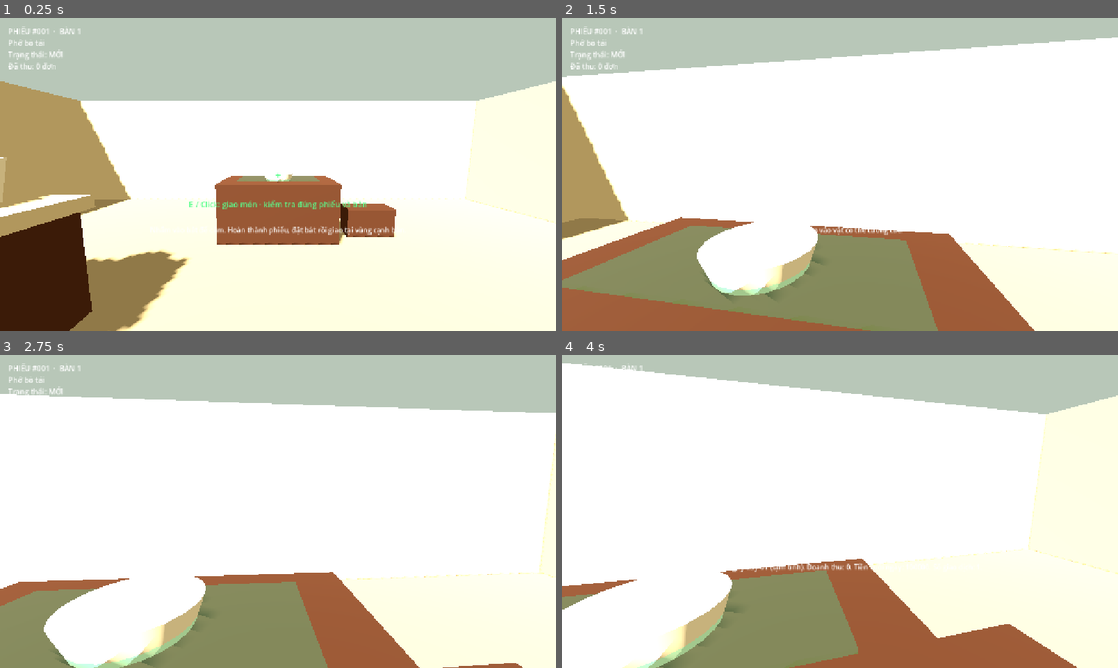
Above: before the commit, frames 1-4 (two rows, left to right).
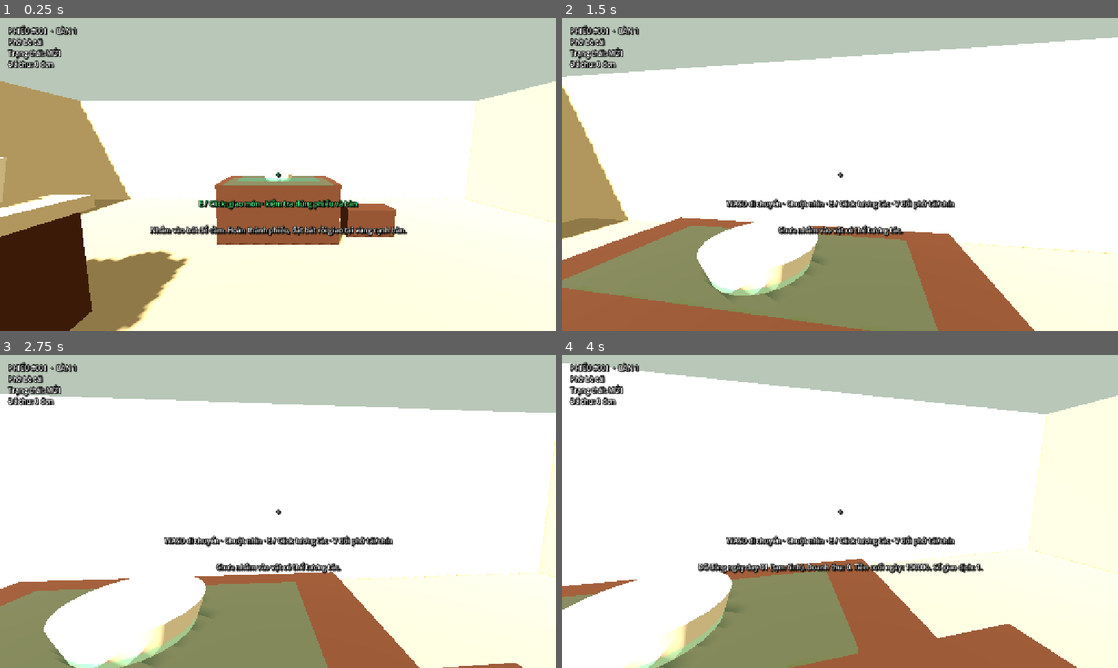
Above: after the commit, the same moments.

Repository: 24021368-DucAnh/Pho_Dau_Ngo
Game: Godot game, scene res://scenes/main.tscn
Same seed, same stepped clock (60 frames per second), same inputs: the game is played once before the commit and once after it.
Inputs (mouse positions are in pixels of both pictures, inside the frame that each line leads up to):
- Up to frame 1 (0.25 s): no input
- Up to frame 2 (1.5 s): tap Enter at 0.5 s; move the mouse to (867, 174) at 0.52 s; hold C (close_day) 0.53-1.28 s; hold W (move_forward) from 0.53 s (still down); tap T at 1.25 s; move the mouse to (812, 174) at 1.27 s; tap E (interact) at 1.35 s
- Up to frame 3 (2.75 s): keep holding W (move_forward); tap T at 2 s; move the mouse to (289, 505) at 2.02 s; press the mouse at (289, 505) at 2.03 s
- Up to frame 4 (4 s): keep holding W (move_forward); tap T at 2.75, 3.5 s; move the mouse to (834, 517) at 2.77 s; release the mouse at (834, 517) at 2.78 s; tap V at 2.85 s; move the mouse to (878, 514) at 3.52 s; hold C (close_day) from 3.53 s (still down)

The runs differ from the first frame. In frame 1, 3.0% of the frame differs, in the area x 1-74%, y 2-70%; in frame 2, 2.3%; in frame 3, 2.3%; in frame 4, 3.0%.

Commit message:
fix: serve by aiming at placed ready bowl; readable HUD text
- DeliveryZone was invisible and separate from the bowl, so aiming at the bowl picked it back up instead of serving. Now aiming at a placed, ready bowl serves it directly (placed-but-incomplete bowls can still be picked up to finish).
- Placement status now names the next step, and the prompt shows 'giao món' when hovering a placed ready bowl.
- Added a visible green marker for DeliveryZone.
- HUD labels now use white text with black outline and shadow so they stay readable over light floors and walls.

Diff:
--- a/game/scenes/main.tscn
+++ b/game/scenes/main.tscn
@@ -84,6 +84,15 @@
 radius = 0.35
 height = 1.8
 
+
+[sub_resource type="LabelSettings" id="LabelSettings_hud"]
+font_color = Color(1, 1, 1, 1)
+outline_size = 6
+outline_color = Color(0, 0, 0, 1)
+shadow_size = 4
+shadow_color = Color(0, 0, 0, 0.9)
+shadow_offset = Vector2(2, 2)
+
 [node name="Main" type="Node3D"]
 
 [node name="WorldEnvironment" type="WorldEnvironment" parent="."]
@@ -285,6 +294,10 @@
 [node name="DeliveryCollision" type="CollisionShape3D" parent="DeliveryZone"]
 shape = SubResource("BoxShape3D_zone")
 
+[node name="DeliveryVisual" type="MeshInstance3D" parent="DeliveryZone"]
+material_override = SubResource("StandardMaterial3D_zone")
+mesh = SubResource("BoxMesh_zone")
+
 [node name="Player" type="CharacterBody3D" parent="."]
 transform = Transform3D(1, 0, 0, 0, 1, 0, 0, 0, 1, 0, 0.9, 1)
 script = ExtResource("1_player")
@@ -304,6 +317,7 @@
 [node name="HUD" type="CanvasLayer" parent="Player"]
 
 [node name="OrderTicket" type="Label" parent="Player/HUD"]
+label_settings = SubResource("LabelSettings_hud")
 offset_left = 18.0
 offset_top = 18.0
 offset_right = 390.0
@@ -322,6 +336,7 @@
 mouse_filter = 2
 
 [node name="Crosshair" type="Label" parent="Player/HUD/Center"]
+label_settings = SubResource("LabelSettings_hud")
 layout_mode = 1
 anchors_preset = 8
 anchor_left = 0.5
@@ -340,6 +355,7 @@
 vertical_alignment = 1
 
 [node name="Prompt" type="Label" parent="Player/HUD/Center"]
+label_settings = SubResource("LabelSettings_hud")
 layout_mode = 1
 anchors_preset = -1
 anchor_left = 0.5
@@ -357,6 +373,7 @@
 horizontal_alignment = 1
 
 [node name="Status" type="Label" parent="Player/HUD/Center"]
+label_settings = SubResource("LabelSettings_hud")
 layout_mode = 1
 anchors_preset = -1
 anchor_left = 0.5
--- a/game/scripts/player_controller.gd
+++ b/game/scripts/player_controller.gd
@@ -156,7 +156,10 @@
 				var order := order_manager.get_order(current_order_id)
 				if int(order.get("status", -1)) == OrderManager.OrderStatus.PREPARING:
 					order_manager.transition_order(current_order_id, OrderManager.OrderStatus.READY)
-			status_label.text = "Đã đặt bát đúng vùng trên bàn."
+			if placed_bowl.is_ready_to_serve():
+				status_label.text = "Đã đặt bát đúng vùng trên bàn. Nhắm vào bát và bấm E để giao món."
+			else:
+				status_label.text = "Đã đặt bát đúng vùng trên bàn, nhưng bát chưa đủ bước. Cầm lại bát để làm tiếp."
 		else:
 			status_label.text = "Vị trí không hợp lệ. Bát vẫn đang được giữ."
 		return
@@ -167,7 +170,11 @@
 		_refresh_order_ticket()
 	elif target is InteractiveBowl:
 		var bowl: InteractiveBowl = target as InteractiveBowl
-		if _try_pick_up_bowl(bowl):
+		if int(bowl.state) == InteractiveBowl.BowlState.PLACED and bowl.is_ready_to_serve():
+			var serve_result := serving_service.serve_order(bowl, order_manager, current_order_id, current_table_id, PROVISIONAL_SALE_PRICE)
+			status_label.text = String(serve_result.get("message", "Không thể giao món."))
+			_refresh_order_ticket()
+		elif _try_pick_up_bowl(bowl):
 			var order := order_manager.get_order(current_order_id)
 			if int(order.get("status", -1)) == OrderManager.OrderStatus.ACCEPTED:
 				order_manager.transition_order(current_order_id, OrderManager.OrderStatus.PREPARING)
@@ -238,7 +245,11 @@
 		prompt_label.modulate = Color(0.35, 1.0, 0.55)
 		crosshair_label.modulate = Color(0.35, 1.0, 0.55)
 	elif target is InteractiveBowl:
-		prompt_label.text = "E / Click: cầm bát"
+		var prompt_bowl := target as InteractiveBowl
+		if int(prompt_bowl.state) == InteractiveBowl.BowlState.PLACED and prompt_bowl.is_ready_to_serve():
+			prompt_label.text = "E / Click: giao món · bát đã sẵn sàng"
+		else:
+			prompt_label.text = "E / Click: cầm bát"
 		prompt_label.modulate = Color(0.35, 1.0, 0.55)
 		crosshair_label.modulate = Color(0.35, 1.0, 0.55)
 	elif target is KitchenStation:
